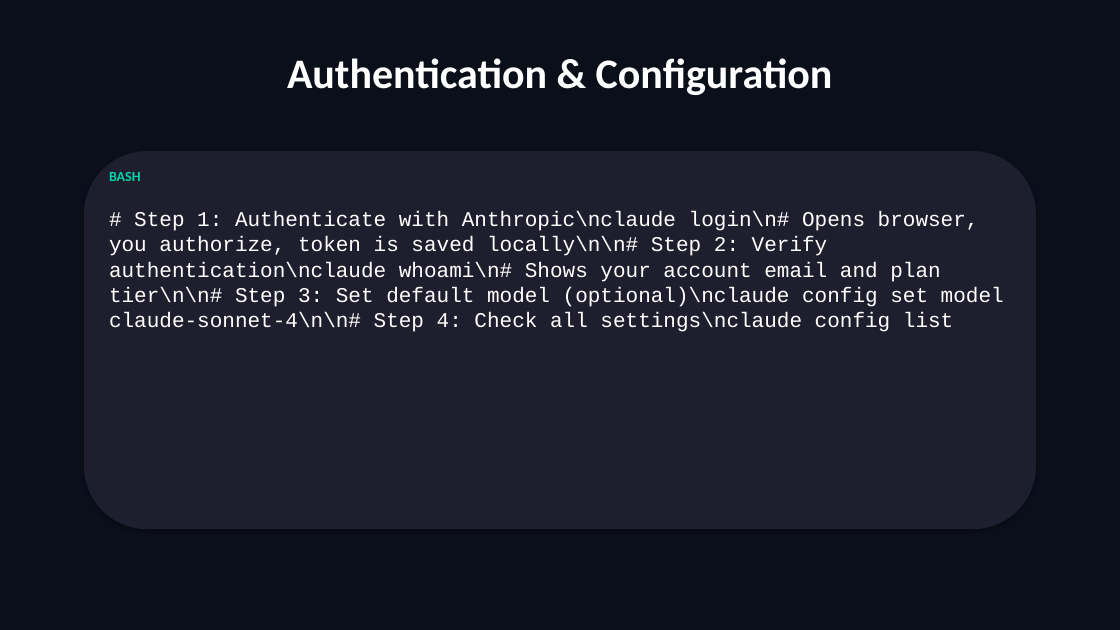
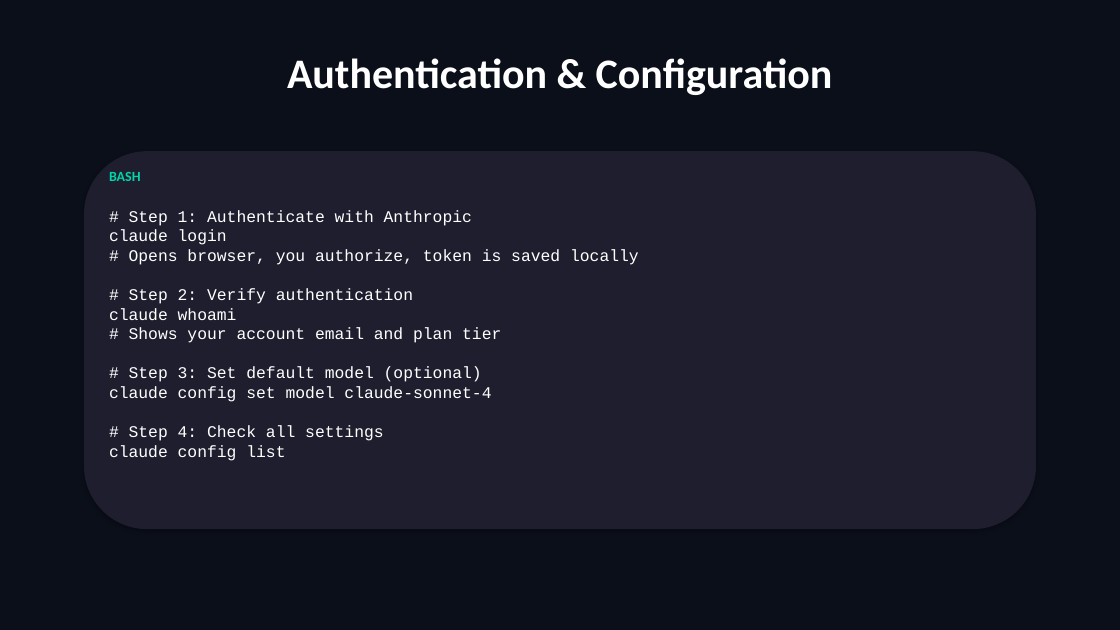
Before and after one commit to scottrhay/AIA-ClaudeCopilot, a slide deck: slide 14 of slides/Day2_Claude_Code_Fundamentals.pptx. Drawn at 1120x630 pixels with LibreOffice and Linux fonts; fonts in the diff are those of the drawing. Boxes give left, top, right and bottom in pixels: in the first picture for what was removed or moved away, otherwise in the second. Text is boxed around its words. In the diff, an @@ line names an element or a change of style, - is before the commit and + after.

Commit message:
fix: regenerate Day 2 — fix code wrap, section dividers, empty slides
Root cause: code handler had word_wrap=False causing wrap=none in XML,
making all code text extend off-screen. Fixed to word_wrap=True.
Section dividers now show subtitles. All 117 slides populated.

```diff
--- a/slides/Day2_Claude_Code_Fundamentals.pptx
+++ b/slides/Day2_Claude_Code_Fundamentals.pptx
@@ text at <box>109,210,639,461</box>: text changed; size 18 to 14 pt @@
-# Step 1: Authenticate with Anthropic\nclaude login\n# Opens browser, you authorize, token is saved locally\n\n# Step 2: Verify authentication\nclaude whoami\n# Shows your account email and plan tier\n\n# Step 3: Set default model (optional)\nclaude config set model claude-sonnet-4\n\n# Step 4: Check all settings\nclaude config list
+# Step 1: Authenticate with Anthropic
+claude login
+# Opens browser, you authorize, token is saved locally
+# Step 2: Verify authentication
+claude whoami
+# Shows your account email and plan tier
+# Step 3: Set default model (optional)
+claude config set model claude-sonnet-4
+# Step 4: Check all settings
+claude config list
```
Also in this commit, not shown: 34 other slides changed, 51 slides added, 48 slides removed.
